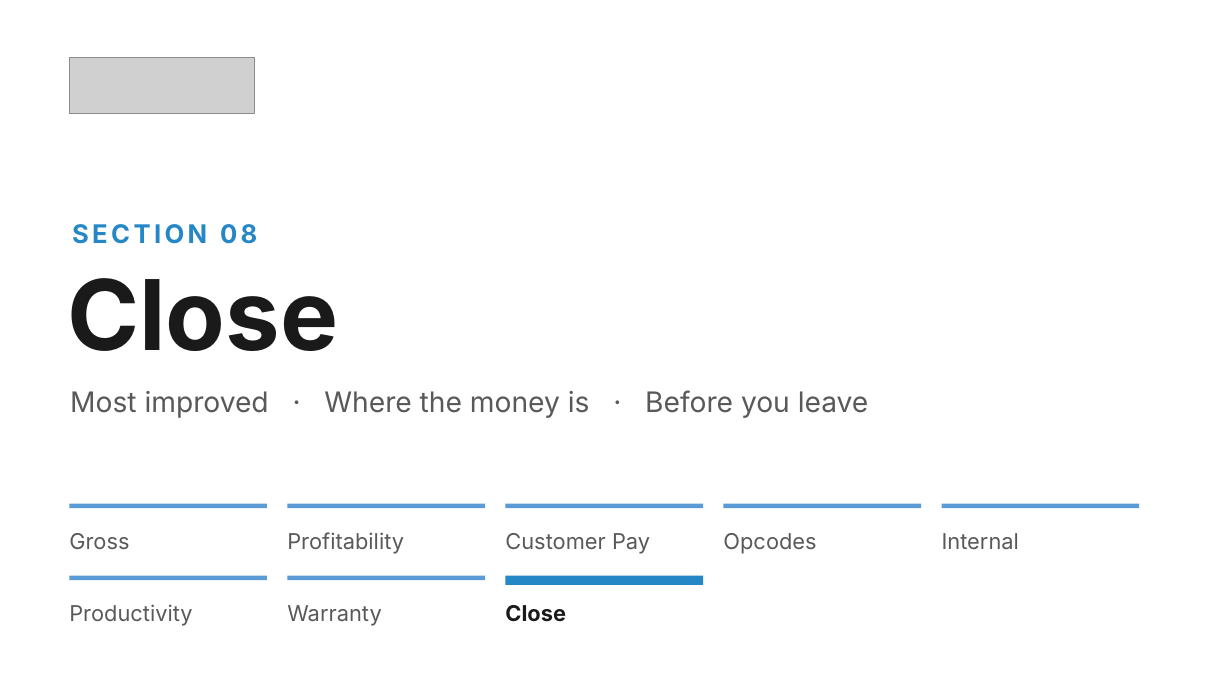
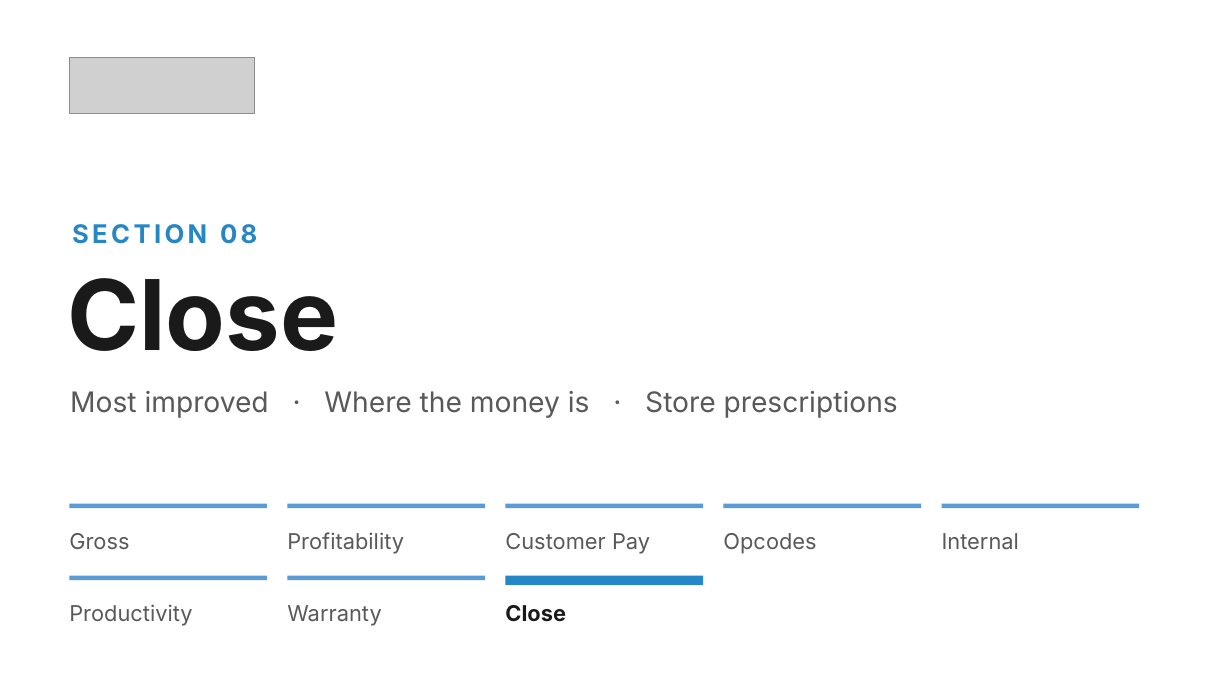
Before and after one commit to Ndresner/Noah, a slide deck: slide 10 of day2-deck/decks/Day 2 Opening - Day 1 Style.pptx. Drawn at 1232x693 pixels with LibreOffice and Linux fonts; fonts in the diff are those of the drawing; grey boxes stand for pictures. Boxes give left, top, right and bottom in pixels: in the first picture for what was removed or moved away, otherwise in the second. Text is boxed around its words. In the diff, an @@ line names an element or a change of style, - is before the commit and + after.

```diff
--- a/day2-deck/decks/Day 2 Opening - Day 1 Style.pptx
+++ b/day2-deck/decks/Day 2 Opening - Day 1 Style.pptx
@@ text at (70, 391, 898, 418): text changed @@
-Most improved · Where the money is · Before you leave
+Most improved · Where the money is · Store prescriptions
```
Also in this commit, not shown: 2 other slides changed, 18 other files.
